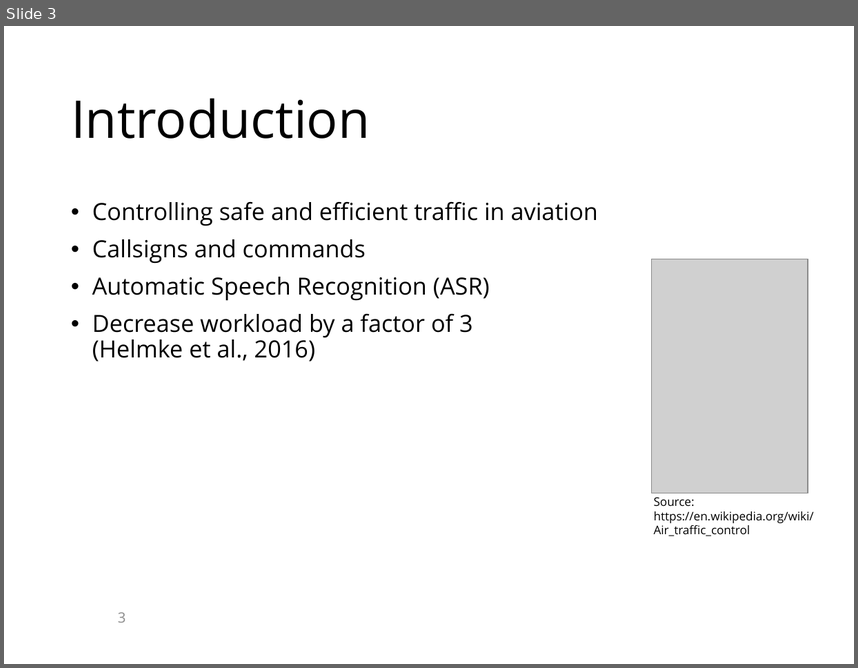
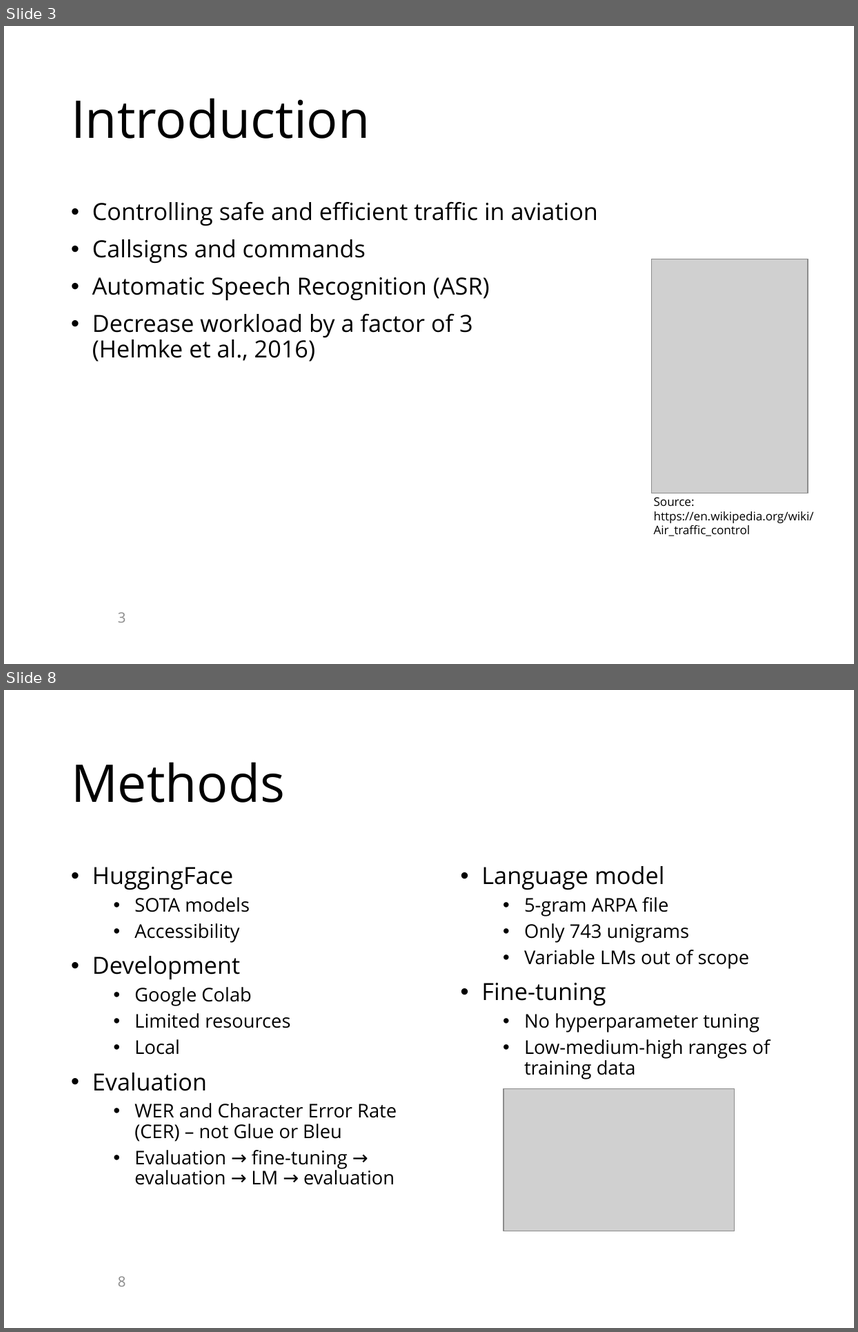
Before and after one commit to KaranChand/ATC, a slide deck: PowerPoint_presentation_template.pptx. Shown one above the other, each under a label of ours: slide 3 before the commit, slides 3 and 8 after it; the slides between them are not shown. The pictures are 858x668 and 858x1332 pixels, drawn with LibreOffice and Linux fonts; fonts in the diff are those of the drawing; grey boxes stand for pictures; background and template pictures are left out. Boxes give left, top, right and bottom in pixels: in the first picture for what was removed or moved away, otherwise in the second. Text is boxed around its words. In the diff, an @@ line names an element or a change of style, - is before the commit and + after.

```diff
--- a/PowerPoint_presentation_template.pptx
+++ b/PowerPoint_presentation_template.pptx
@@ slide 8 added at [4, 690, 854, 1328], background picture (left out) @@
@@ title added at [71, 762, 285, 802], 44 pt, text #000000 @@
+Methods
@@ text added at [92, 867, 397, 1185], 16 pt, text #000000 @@
+• HuggingFace
+  • SOTA models
+  • Accessibility
+• Development
+  • Google Colab
+  • Limited resources
+  • Local
+• Evaluation
+  • WER and Character Error Rate (CER) – not Glue or Bleu
+  • Evaluation → fine-tuning → evaluation → LM → evaluation
@@ text added at [481, 866, 771, 1079], 16 pt, text #000000 @@
+• Language model
+  • 5-gram ARPA file
+  • Only 743 unigrams
+  • Variable LMs out of scope
+• Fine-tuning
+  • No hyperparameter tuning
+  • Low-medium-high ranges of training data
@@ picture added at [504, 1089, 735, 1231] @@
@@ page number added at [118, 1276, 126, 1286], 12 pt, text #8C8C8C @@
+8
```
Also in this commit, not shown: 2 slides changed, 9 other slides added.
